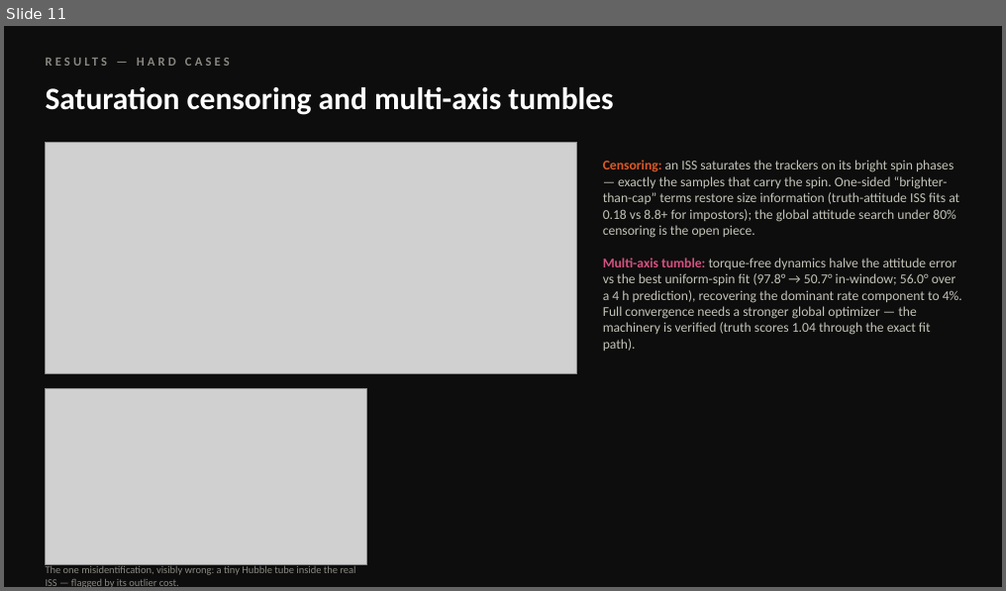
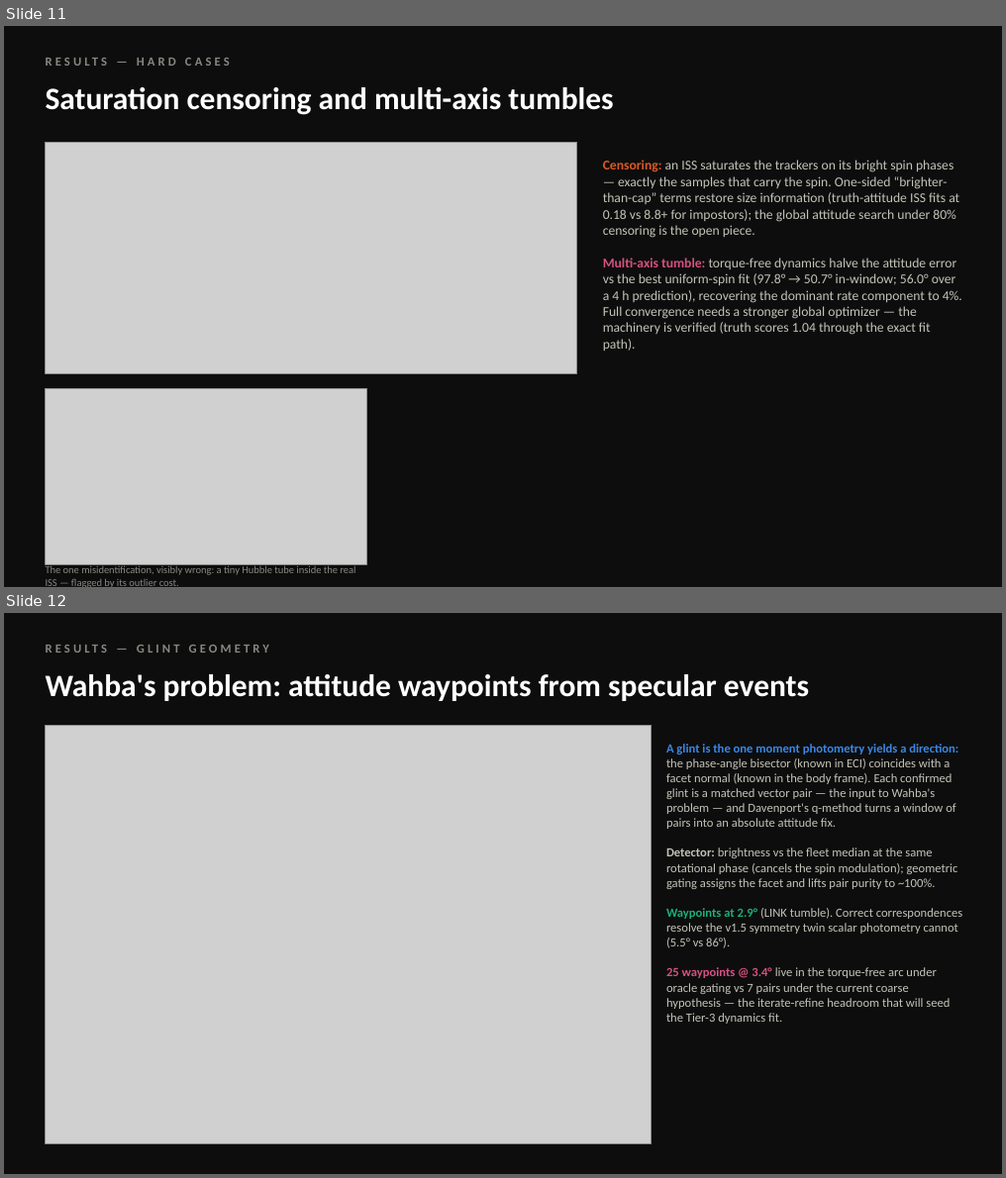
Before and after one commit to nikkelj/photometry, a slide deck: docs/photometry_briefing.pptx. Shown one above the other, each under a label of ours: slide 11 before the commit, slides 11 and 12 after it. The pictures are 1006x591 and 1006x1178 pixels, drawn with LibreOffice and Linux fonts; fonts in the diff are those of the drawing; grey boxes stand for pictures. Boxes give left, top, right and bottom in pixels: in the first picture for what was removed or moved away, otherwise in the second. Text is boxed around its words. In the diff, an @@ line names an element or a change of style, - is before the commit and + after.

```diff
--- a/docs/photometry_briefing.pptx
+++ b/docs/photometry_briefing.pptx
@@ slide 12 added at (4, 613, 1002, 1174), background #0D0D0D @@
@@ text added at (46, 637, 719, 660), 12 pt, text #898781, bold @@
+RESULTS — GLINT GEOMETRY
@@ text added at (46, 674, 809, 701), 30 pt, text #FFFFFF, bold @@
+Wahba's problem: attitude waypoints from specular events
@@ picture added at (46, 725, 651, 1145) @@
@@ text added at (666, 744, 962, 1024), 12 pt, text #C3C2B7 @@
+A glint is the one moment photometry yields a direction: the phase-angle bisector (known in ECI) coincides with a facet normal (known in the body frame). Each confirmed glint is a matched vector pair — the input to Wahba's problem — and Davenport's q-method turns a window of pairs into an absolute attitude fix.
+Detector: brightness vs the fleet median at the same rotational phase (cancels the spin modulation); geometric gating assigns the facet and lifts pair purity to ~100%.
+Waypoints at 2.9° (LINK tumble). Correct correspondences resolve the v1.5 symmetry twin scalar photometry cannot (5.5° vs 86°).
+25 waypoints @ 3.4° live in the torque-free arc under oracle gating vs 7 pairs under the current coarse hypothesis — the iterate-refine headroom that will seed the Tier-3 dynamics fit.
```
Also in this commit, not shown: 2 slides changed, 1 other slide added, 11 other files.
